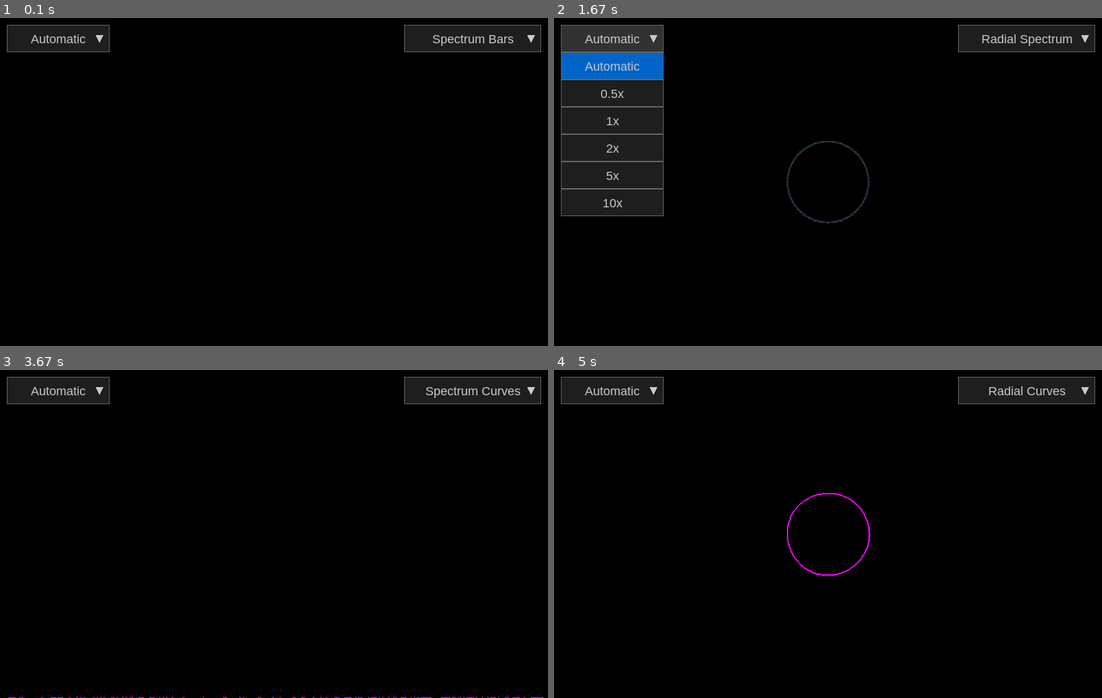
Above: before the commit, frames 1-4 (two rows, left to right).
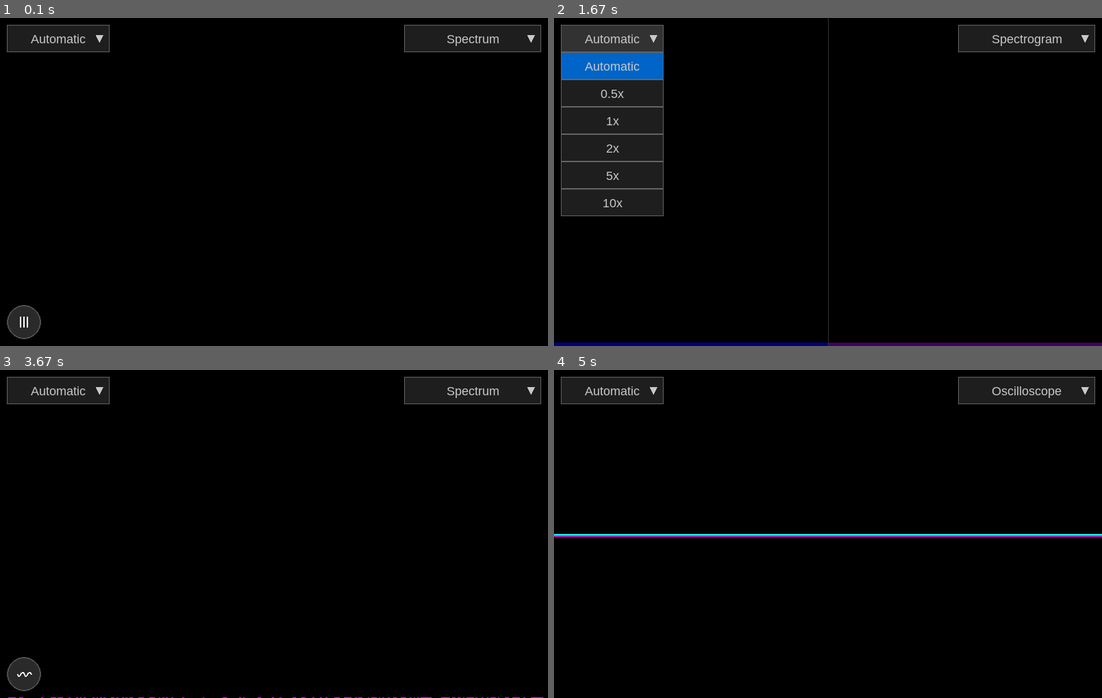
Above: after the commit, the same moments.

Repository: godelayheehoo/AudioViz
Game: pygame game, started from src/main.py
Two runs of this game, one before a commit and one after it. Both use one fixed random seed, a clock stepped at 60 frames per second and the inputs below.
Inputs (mouse positions are in pixels of both pictures, inside the frame that each line leads up to):
- Up to frame 1 (0.1 s): no input
- Up to frame 2 (1.67 s): tap Space at 0.33, 1.07, 1.37, 1.57 s; click "Automatic" at 0.72 s
- Up to frame 3 (3.67 s): tap Space at 1.9, 2.2, 2.4, 2.7, 3.3, 3.63 s; click (257, 478) at 2.95 s
- Up to frame 4 (5 s): tap Space at 3.93, 4.07, 4.47, 4.77 s

The runs differ from the first frame. In frame 1, 0.7% of the frame differs, in the area x 1-94%, y 5-98%; in frame 2, 1.6%, in the area x 0-100%, y 0-100%; in frame 3, 0.7%; in frame 4, 1.2%.

Commit message:
UI improvement: curves and bars

Diff:
--- a/src/render/pygame_render.py
+++ b/src/render/pygame_render.py
@@ -3,7 +3,7 @@
 import numpy as np
 from scipy.interpolate import make_interp_spline
 from .base import Renderer
-from .ui import Dropdown
+from .ui import Dropdown, ModeToggleButton
 from ..config import WINDOW_WIDTH, WINDOW_HEIGHT, FPS
 import random
 from collections import deque
@@ -93,17 +93,19 @@
         self.clock = pygame.time.Clock()
         self.font = pygame.font.SysFont("Arial", 18)
         self.running = True
-        self.mode = 'bars' # 'bars', 'line', 'spectrogram', 'wave'
-
-        # Dropdown menu for mode selection
-        dropdown_options = ["Spectrum Bars", "Spectrum Curves", "Spectrogram", "Oscilloscope", "Radial Spectrum", "Radial Curves", "Phase Clock", "Particle Field", "Spectral Terrain"]
+
+        # Two-level mode tracking: base_mode (category) and sub_mode (variant)
+        self.base_mode = 'spectrum'  # spectrum, radial, spectrogram, wave, phase_clock, particles, terrain
+        self.sub_mode = 'bars'  # bars, curves, or None
+        self.mode = 'bars'  # Computed from base_mode + sub_mode for backward compatibility
+
+        # Dropdown menu for mode selection (consolidated)
+        dropdown_options = ["Spectrum", "Radial", "Spectrogram", "Oscilloscope", "Phase Clock", "Particle Field", "Spectral Terrain"]
         self.mode_map = {
-            "Spectrum Bars": "bars",
-            "Spectrum Curves": "line",
+            "Spectrum": "spectrum",
+            "Radial": "radial",
             "Spectrogram": "spectrogram",
             "Oscilloscope": "wave",
-            "Radial Spectrum": "radial",
-            "Radial Curves": "radial_curves",
             "Phase Clock": "phase_clock",
             "Particle Field": "particles",
             "Spectral Terrain": "terrain"
@@ -168,9 +170,49 @@
         self.terrain_history_right = deque(maxlen=40)
         self.terrain_num_bins = 60  # Number of frequency bins to display
 
+        # Single circular toggle button for mode variants (bars vs curves)
+        toggle_x = 35  # Center x position
+        toggle_y = WINDOW_HEIGHT - 35  # Center y position
+        toggle_radius = 25
+
+        self.mode_toggle = ModeToggleButton(
+            toggle_x, toggle_y, toggle_radius,
+            self.font, current_mode='bars', callback=self._on_toggle_click
+        )
+
     def _on_mode_select(self, idx, option_name):
         """Callback when user selects a mode from dropdown"""
-        self.mode = self.mode_map[option_name]
+        self.base_mode = self.mode_map[option_name]
+
+        # Set default sub_mode for modes that support variants
+        if self.base_mode in ['spectrum', 'radial']:
+            # Keep current sub_mode if already set, otherwise default to bars
+            if self.sub_mode not in ['bars', 'curves']:
+                self.sub_mode = 'bars'
+        else:
+            self.sub_mode = None
+
+        self._update_mode()
+
+    def _on_toggle_click(self):
+        """Callback when user clicks the toggle button"""
+        # Toggle between bars and curves
+        self.sub_mode = 'curves' if self.sub_mode == 'bars' else 'bars'
+        self._update_mode()
+
+    def _update_mode(self):
+        """Update the actual mode based on base_mode and sub_mode"""
+        if self.base_mode == 'spectrum':
+            self.mode = 'bars' if self.sub_mode == 'bars' else 'line'
+        elif self.base_mode == 'radial':
+            self.mode = 'radial' if self.sub_mode == 'bars' else 'radial_curves'
+        else:
+            # Other modes don't have variants
+            self.mode = self.base_mode
+
+        # Update toggle button to show current mode
+        if self.sub_mode in ['bars', 'curves']:
+            self.mode_toggle.set_mode(self.sub_mode)
 
     def _on_scale_select(self, idx, option_name):
         """Callback when user selects a scale from dropdown"""
@@ -350,6 +392,10 @@
         self.scale_dropdown.draw(self.screen)
         self.dropdown.draw(self.screen)
 
+        # Draw toggle button if in a mode that supports variants
+        if self.base_mode in ['spectrum', 'radial']:
+            self.mode_toggle.draw(self.screen)
+
         pygame.display.flip()
 
     def _render_spectrogram(self, spectrum):
@@ -970,14 +1016,47 @@
             self.dropdown.handle_event(event)
             self.scale_dropdown.handle_event(event)
 
+            # Pass events to toggle button if visible
+            if self.base_mode in ['spectrum', 'radial']:
+                self.mode_toggle.handle_event(event)
+
             # Optional: Keep spacebar as a keyboard shortcut
             if event.type == pygame.KEYDOWN:
                 if event.key == pygame.K_SPACE:
-                    modes = ['bars', 'line', 'spectrogram', 'wave', 'radial', 'radial_curves', 'phase_clock', 'particles', 'terrain']
-                    mode_names = ["Spectrum Bars", "Spectrum Curves", "Spectrogram", "Oscilloscope", "Radial Spectrum", "Radial Curves", "Phase Clock", "Particle Field", "Spectral Terrain"]
-                    current_idx = modes.index(self.mode)
-                    next_idx = (current_idx + 1) % len(modes)
-                    self.mode = modes[next_idx]
-                    # Update dropdown to match
-                    self.dropdown.selected_idx = next_idx
+                    # Cycle through all mode combinations
+                    all_modes = [
+                        ('spectrum', 'bars'),
+                        ('spectrum', 'curves'),
+                        ('radial', 'bars'),
+                        ('radial', 'curves'),
+                        ('spectrogram', None),
+                        ('wave', None),
+                        ('phase_clock', None),
+                        ('particles', None),
+                        ('terrain', None)
+                    ]
+
+                    # Find current mode in list
+                    current = (self.base_mode, self.sub_mode)
+                    try:
+                        current_idx = all_modes.index(current)
+                    except ValueError:
+                        current_idx = 0
+
+                    # Move to next mode
+                    next_idx = (current_idx + 1) % len(all_modes)
+                    self.base_mode, self.sub_mode = all_modes[next_idx]
+                    self._update_mode()
+
+                    # Update dropdown to match base_mode
+                    dropdown_map = {
+                        'spectrum': 0,
+                        'radial': 1,
+                        'spectrogram': 2,
+                        'wave': 3,
+                        'phase_clock': 4,
+                        'particles': 5,
+                        'terrain': 6
+                    }
+                    self.dropdown.selected_idx = dropdown_map.get(self.base_mode, 0)
         self.clock.tick(FPS)
--- a/src/render/ui.py
+++ b/src/render/ui.py
@@ -91,3 +91,97 @@
                         self.is_open = True
                         return True
         return False
+
+
+class ModeToggleButton:
+    """Single circular toggle button that switches between bars and curves modes."""
+    def __init__(self, x, y, radius, font, current_mode='bars', callback=None):
+        """
+        Args:
+            x, y: Center position
+            radius: Circle radius
+            font: pygame font
+            current_mode: 'bars' or 'curves' - the mode currently being displayed
+            callback: Function to call when clicked (no arguments)
+        """
+        self.center_x = x
+        self.center_y = y
+        self.radius = radius
+        self.font = font
+        self.current_mode = current_mode
+        self.callback = callback
+
+        # Colors - translucent grey with white symbol
+        self.color_bg = (60, 60, 60, 180)  # Translucent grey
+        self.color_bg_hover = (80, 80, 80, 200)  # Slightly lighter on hover
+        self.color_icon = (255, 255, 255)  # White icon
+        self.color_border = (100, 100, 100, 200)
+
+    def set_mode(self, mode):
+        """Update the current mode being displayed."""
+        self.current_mode = mode
+
+    def draw(self, screen):
+        """Draw the circular toggle button with current mode icon."""
+        mouse_pos = pygame.mouse.get_pos()
+
+        # Check if mouse is hovering (circular hit detection)
+        dx = mouse_pos[0] - self.center_x
+        dy = mouse_pos[1] - self.center_y
+        is_hovered = (dx * dx + dy * dy) <= (self.radius * self.radius)
+
+        # Create a surface with alpha for translucency
+        button_surf = pygame.Surface((self.radius * 2, self.radius * 2), pygame.SRCALPHA)
+
+        # Background color based on hover state
+        bg_color = self.color_bg_hover if is_hovered else self.color_bg
+
+        # Draw circle on the surface
+        pygame.draw.circle(button_surf, bg_color, (self.radius, self.radius), self.radius)
+        pygame.draw.circle(button_surf, self.color_border, (self.radius, self.radius), self.radius, 2)
+
+        # Blit the translucent circle to screen
+        screen.blit(button_surf, (self.center_x - self.radius, self.center_y - self.radius))
+
+        # Draw icon based on current mode
+        if self.current_mode == 'bars':
+            # Draw three vertical bars (|||)
+            bar_width = 2
+            bar_height = 16
+            spacing = 5
+
+            for i in range(3):
+                x = self.center_x - spacing + (i * spacing)
+                y = self.center_y - bar_height // 2
+                pygame.draw.rect(screen, self.color_icon, (x - bar_width // 2, y, bar_width, bar_height))
+
+        elif self.current_mode == 'curves':
+            # Draw wavy line (~~)
+            import math
+            wave_width = 20
+            wave_height = 6
+            num_points = 15
+
+            points = []
+            for i in range(num_points):
+                t = i / (num_points - 1)
+                x = self.center_x - wave_width // 2 + t * wave_width
+                # Two complete sine waves
+                y = self.center_y + wave_height * 0.5 * math.sin(t * 4 * math.pi)
+                points.append((int(x), int(y)))
+
+            if len(points) > 1:
+                pygame.draw.lines(screen, self.color_icon, False, points, 2)
+
+    def handle_event(self, event):
+        """Handle mouse events."""
+        if event.type == pygame.MOUSEBUTTONDOWN:
+            if event.button == 1:  # Left click
+                # Circular hit detection
+                dx = event.pos[0] - self.center_x
+                dy = event.pos[1] - self.center_y
+                if (dx * dx + dy * dy) <= (self.radius * self.radius):
+                    if self.callback:
+                        self.callback()
+                    return True
+        return False
Not shown, changed: PI_QUICKSTART.md
Not shown, changed: RASPBERRY_PI_SETUP.md
